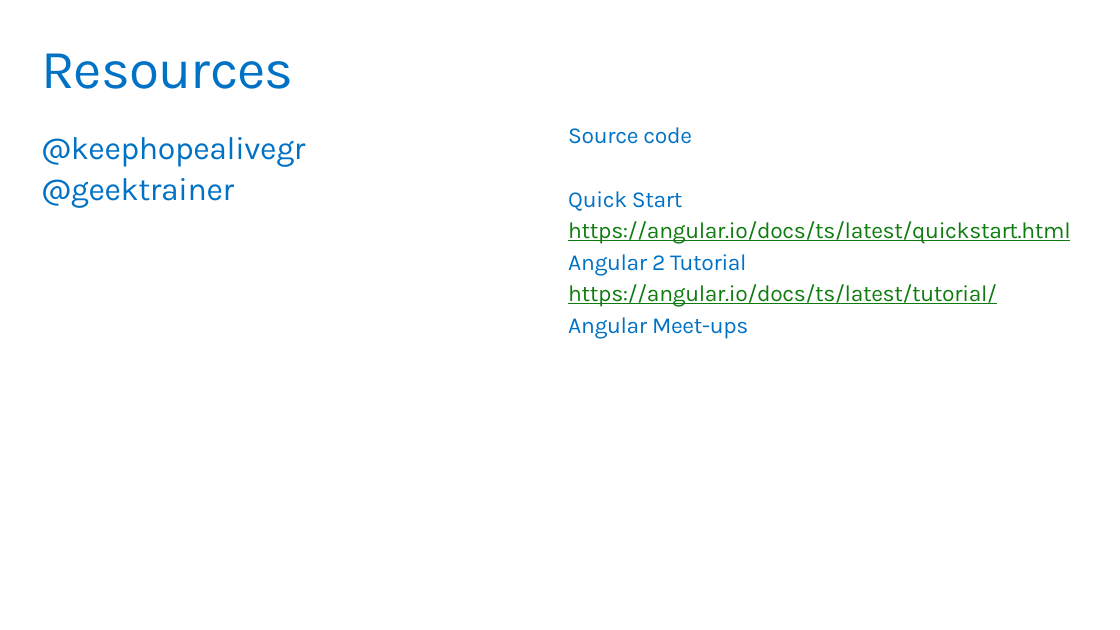
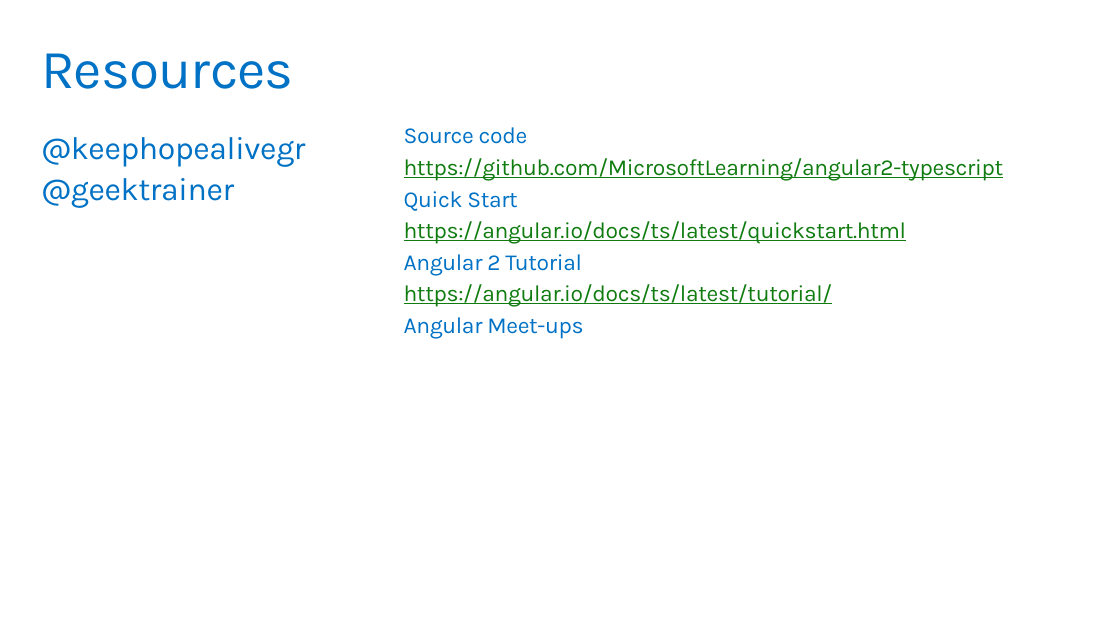
Before and after one commit to MicrosoftLearning/angular2-typescript, a slide deck: slide 60 of Slides/MVA Angular 2.pptx (slide 62 before the commit). Drawn at 1120x630 pixels with LibreOffice and Linux fonts; fonts in the diff are those of the drawing. Boxes give left, top, right and bottom in pixels: in the first picture for what was removed or moved away, otherwise in the second. Text is boxed around its words. In the diff, an @@ line names an element or a change of style, - is before the commit and + after.

```diff
--- a/Slides/MVA Angular 2.pptx
+++ b/Slides/MVA Angular 2.pptx
@@ text "Source code": place and size @@
-text "Source code" at <box>568,127,1070,339</box>
+text "Source code" at <box>404,127,1004,339</box>
@@ text at <box>404,158,1004,181</box>: paragraph added @@
+https://github.com/MicrosoftLearning/angular2-typescript
```
Also in this commit, not shown: 1 other slide changed, 1 slide added, 3 slides removed, 8 other files.
